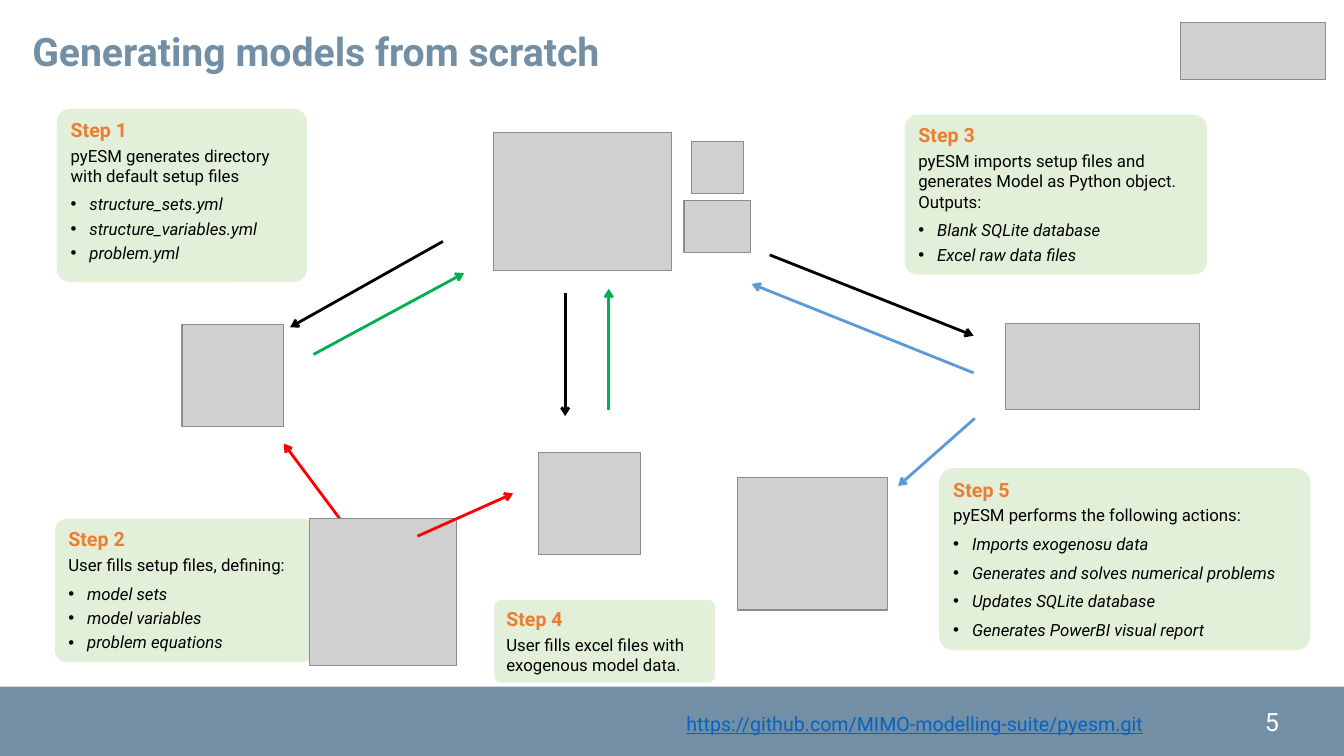
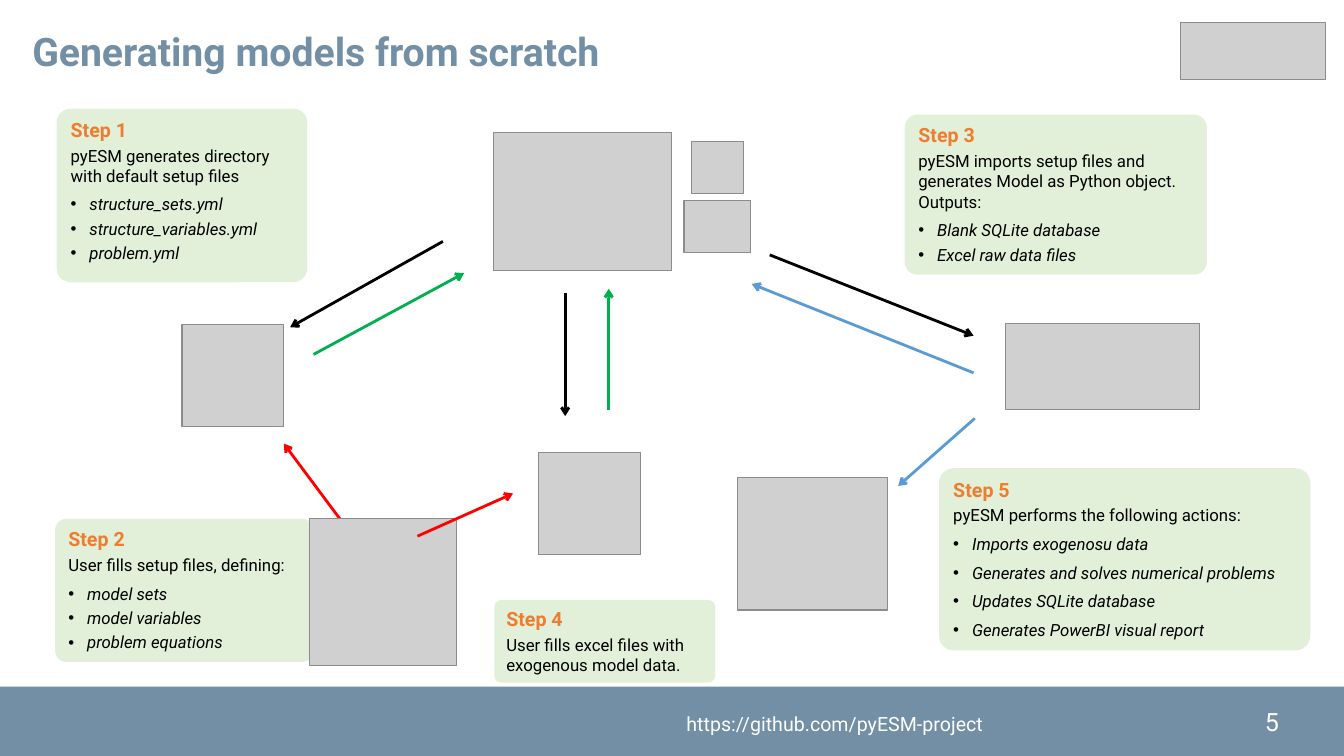
Before and after one commit to pyESM-project/pyesm, a slide deck: slide 5 of doc/pyesm.pptx. Drawn at 1344x756 pixels with LibreOffice and Linux fonts; fonts in the diff are those of the drawing; grey boxes stand for pictures; background and template pictures are left out. Boxes give left, top, right and bottom in pixels: in the first picture for what was removed or moved away, otherwise in the second. Text is boxed around its words. In the diff, an @@ line names an element or a change of style, - is before the commit and + after.

```diff
--- a/doc/pyesm.pptx
+++ b/doc/pyesm.pptx
@@ text at [686, 716, 982, 735]: text changed; text colour #0563C1 to #FFFFFF @@
-https://github.com/MIMO-modelling-suite/pyesm.git
+https://github.com/pyESM-project
```
Also in this commit, not shown: 8 other slides changed, 24 slides added, 5 other files.
